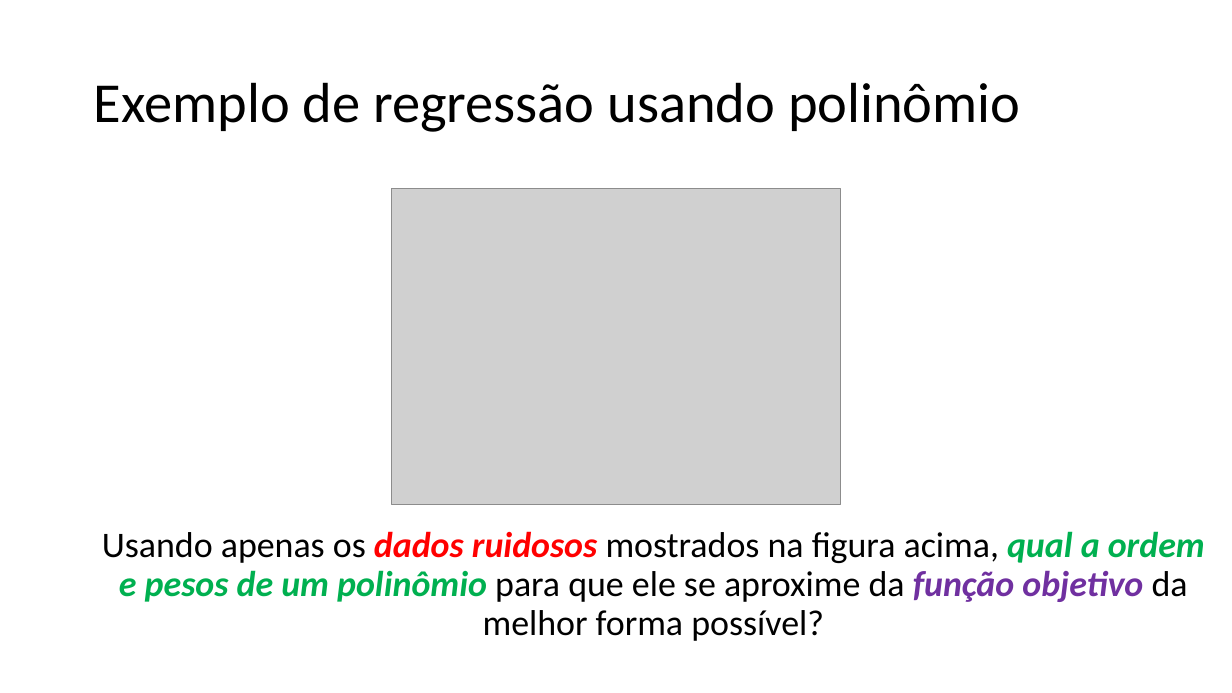
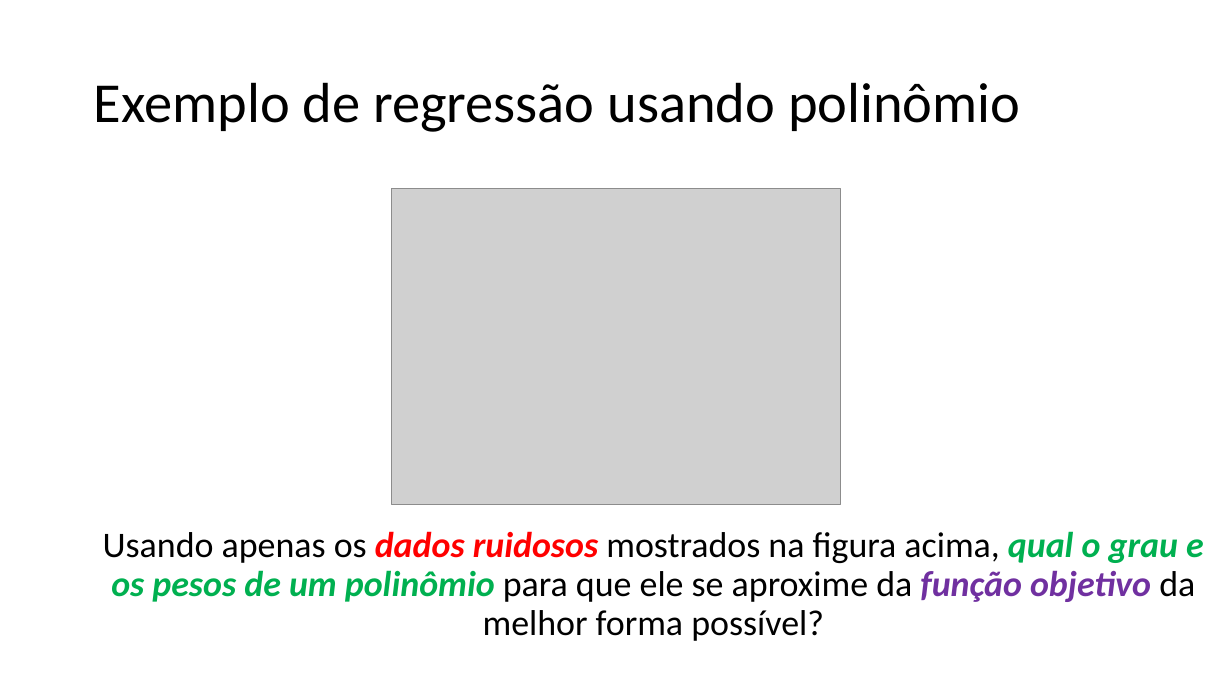
Before and after one commit to zz4fap/t319_aprendizado_de_maquina, a slide deck: slide 23 of slides/T319_Regressão_Linear (Parte IV).pptx. Drawn at 1232x693 pixels with LibreOffice and Linux fonts; fonts in the diff are those of the drawing; grey boxes stand for pictures. Boxes give left, top, right and bottom in pixels: in the first picture for what was removed or moved away, otherwise in the second. Text is boxed around its words. In the diff, an @@ line names an element or a change of style, - is before the commit and + after.

```diff
--- a/slides/T319_Regressão_Linear (Parte IV).pptx
+++ b/slides/T319_Regressão_Linear (Parte IV).pptx
@@ text at [103,531,1204,641]: text changed @@
-Usando apenas os dados ruidosos mostrados na figura acima, qual a ordem e pesos de um polinômio para que ele se aproxime da função objetivo da melhor forma possível?
+Usando apenas os dados ruidosos mostrados na figura acima, qual o grau e os pesos de um polinômio para que ele se aproxime da função objetivo da melhor forma possível?
```
Also in this commit, not shown: 7 other slides changed, 3 other files.
